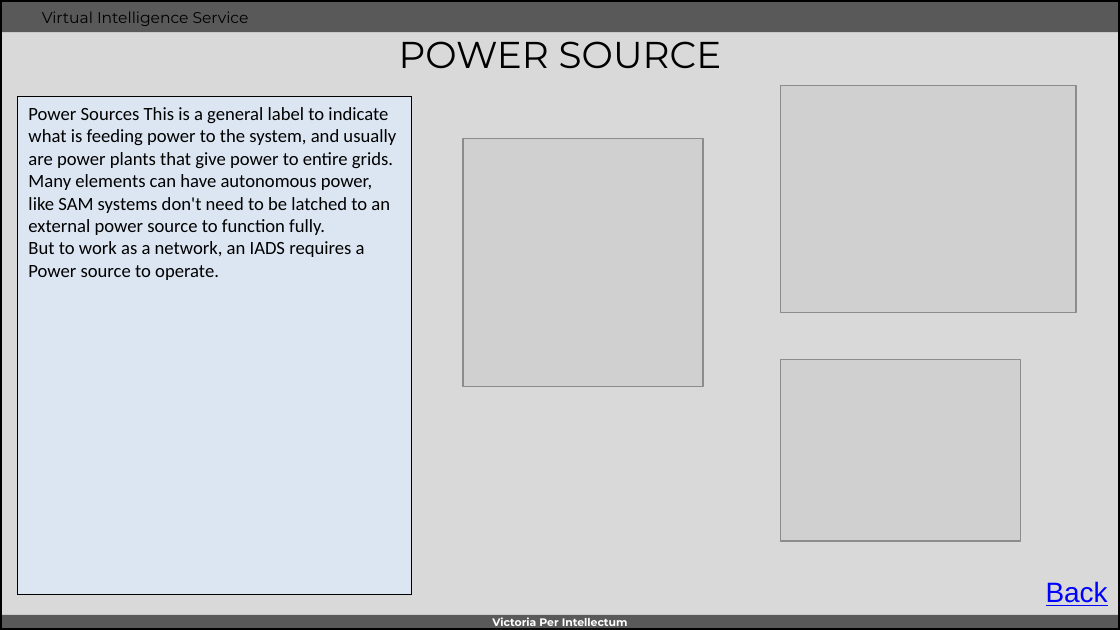
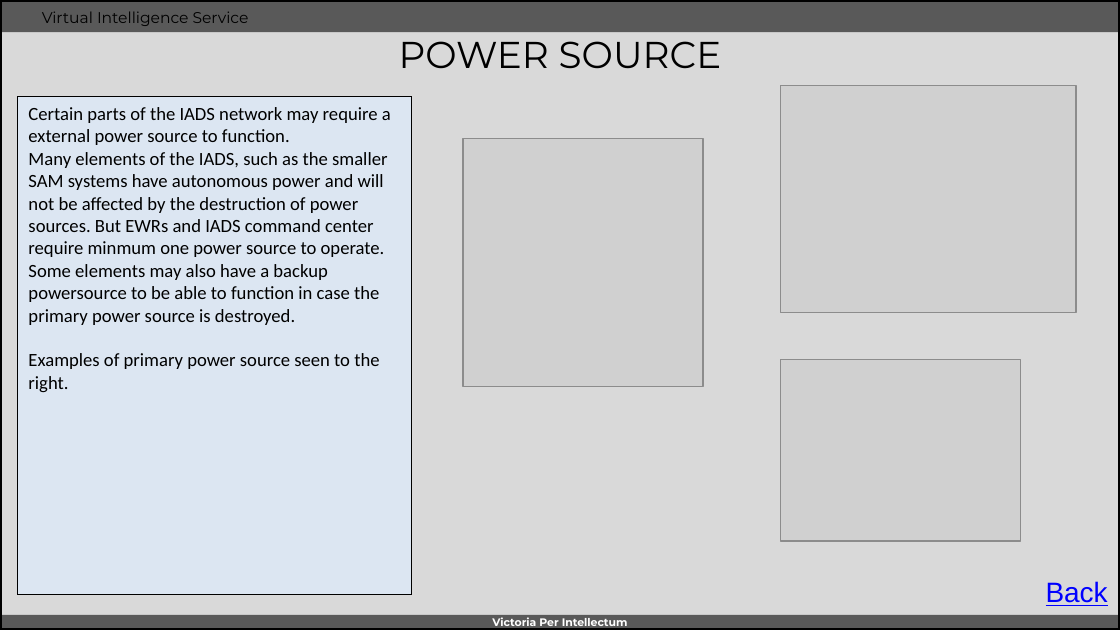
Before and after one commit to 132nd-vWing/VIS, a slide deck: slide 7 of OPAR/INTREP VIS OPAR-002 - Syrian IADS.pptx (slide 9 before the commit). Drawn at 1120x630 pixels with LibreOffice and Linux fonts; fonts in the diff are those of the drawing; grey boxes stand for pictures; background and template pictures are left out. Boxes give left, top, right and bottom in pixels: in the first picture for what was removed or moved away, otherwise in the second. Text is boxed around its words. In the diff, an @@ line names an element or a change of style, - is before the commit and + after.

```diff
--- a/OPAR/INTREP VIS OPAR-002 - Syrian IADS.pptx
+++ b/OPAR/INTREP VIS OPAR-002 - Syrian IADS.pptx
@@ text in rectangle at (x1=28, y1=107, x2=391, y2=392): text changed @@
-Power Sources This is a general label to indicate what is feeding power to the system, and usually are power plants that give power to entire grids.
-Many elements can have autonomous power, like SAM systems don't need to be latched to an external power source to function fully.
-But to work as a network, an IADS requires a Power source to operate.
+Certain parts of the IADS network may require a external power source to function.
+Many elements of the IADS, such as the smaller SAM systems have autonomous power and will not be affected by the destruction of power sources. But EWRs and IADS command center require minmum one power source to operate. Some elements may also have a backup powersource to be able to function in case the primary power source is destroyed.
+Examples of primary power source seen to the right.
```
Also in this commit, not shown: 6 other slides changed.
